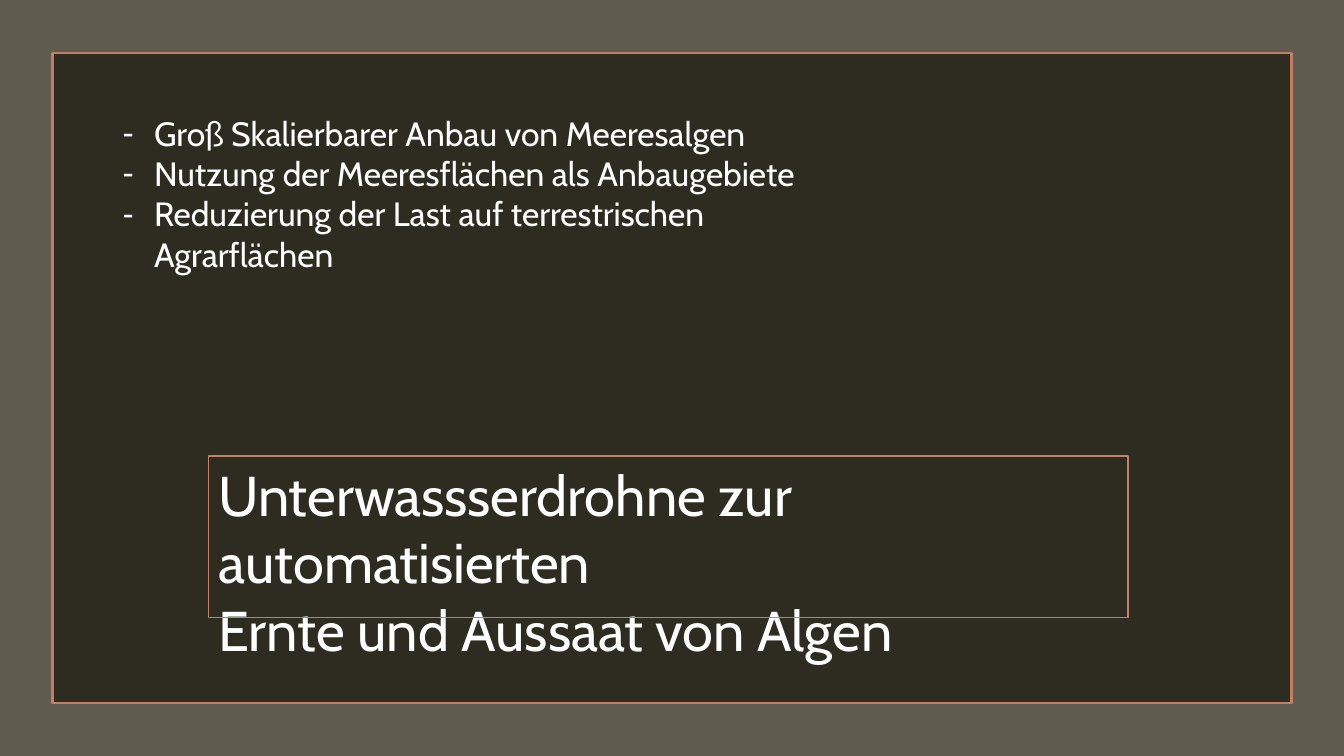
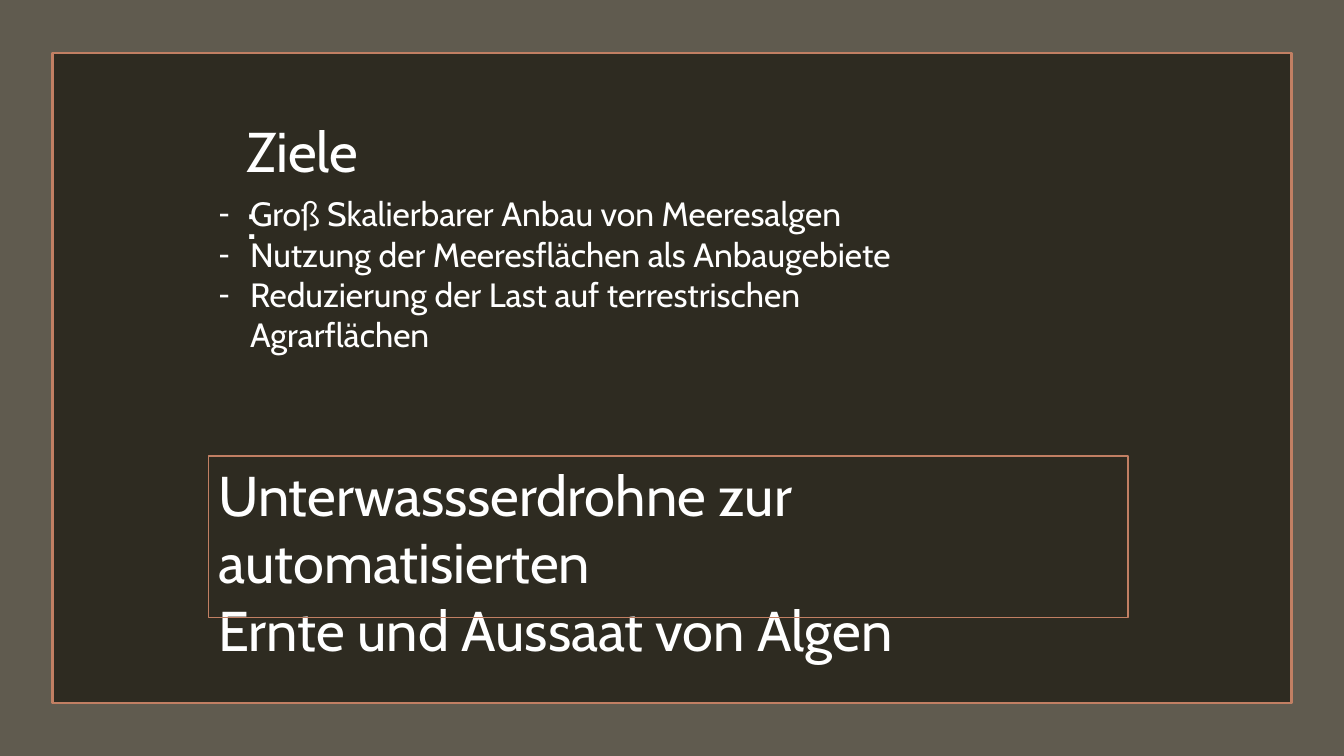
Before and after one commit to plastikpamaro/MKon, a slide deck: slide 5 of Meilenstein 3/Präsentation/Präsentation MS3_aufgehübscht.pptx. Drawn at 1344x756 pixels with LibreOffice and Linux fonts; fonts in the diff are those of the drawing. Boxes give left, top, right and bottom in pixels: in the first picture for what was removed or moved away, otherwise in the second. Text is boxed around its words. In the diff, an @@ line names an element or a change of style, - is before the commit and + after.

```diff
--- a/Meilenstein 3/Präsentation/Präsentation MS3_aufgehübscht.pptx
+++ b/Meilenstein 3/Präsentation/Präsentation MS3_aufgehübscht.pptx
@@ text added at [246,130,358,173], 40 pt, text #FFFFFF @@
+Ziele:
@@ text "Groß Skalierbarer Anbau von Meeresalgen": place and size @@
-text "Groß Skalierbarer Anbau von Meeresalgen" at [154,120,794,235]
+text "Groß Skalierbarer Anbau von Meeresalgen" at [250,200,890,315]
```
Also in this commit, not shown: 5 slides added, 6 slides removed, 1 other file.
